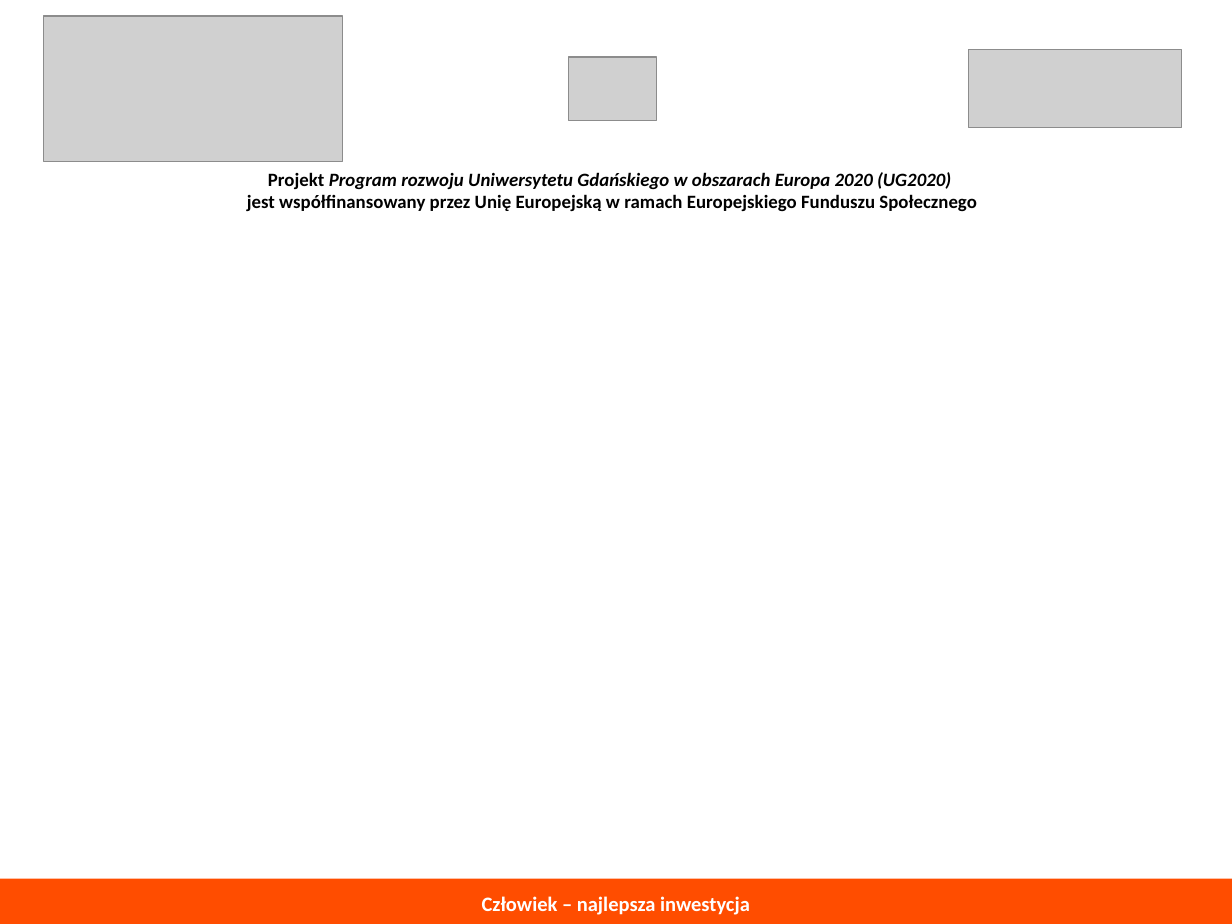
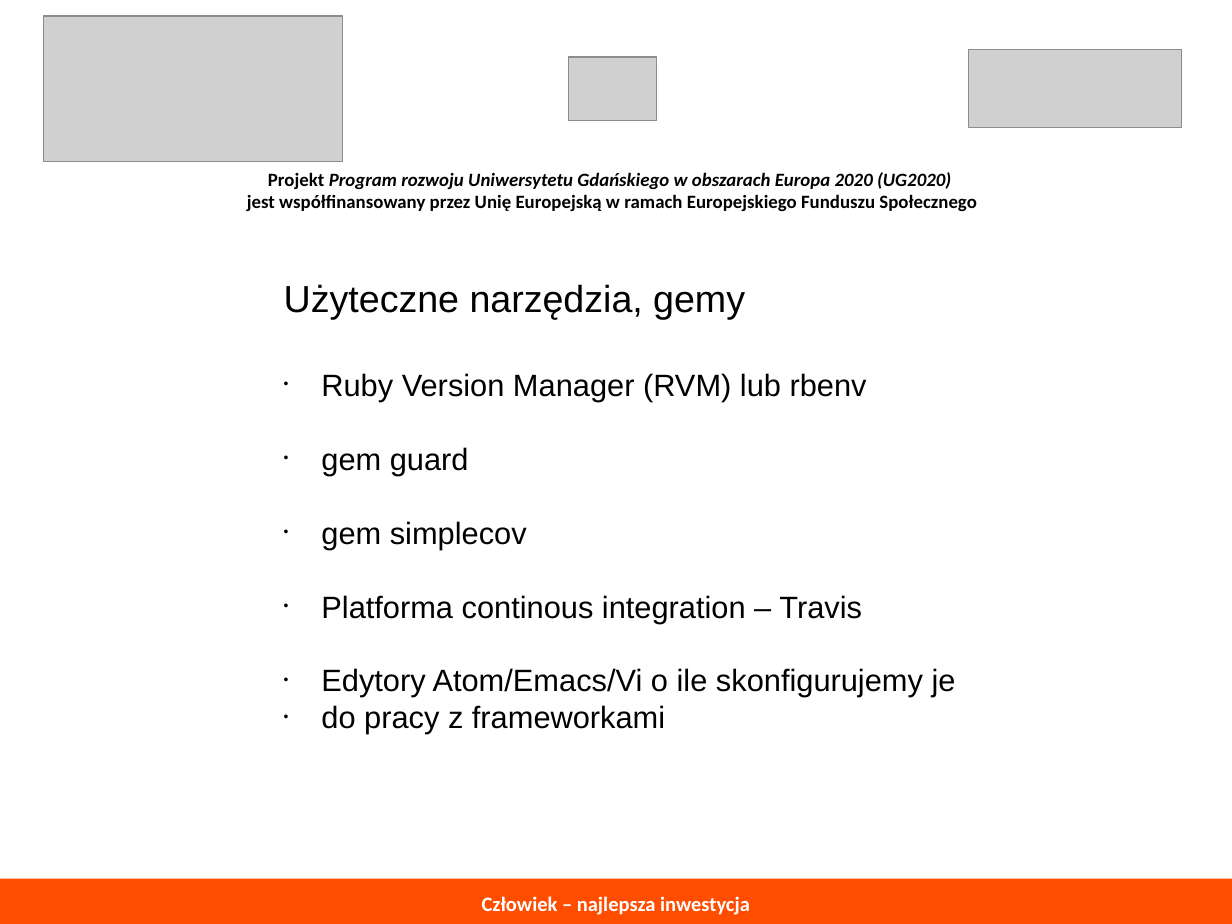
Before and after one commit to ljadanowski/syllabus-testowanie-aplikacji, a slide deck: slide 24 of todo/konspekt_wykladu.odp. Drawn at 1232x924 pixels with LibreOffice and Linux fonts; fonts in the diff are those of the drawing; grey boxes stand for pictures. Boxes give left, top, right and bottom in pixels: in the first picture for what was removed or moved away, otherwise in the second. Text is boxed around its words. In the diff, an @@ line names an element or a change of style, - is before the commit and + after.

```diff
--- a/todo/konspekt_wykladu.odp
+++ b/todo/konspekt_wykladu.odp
@@ text added at bbox=[284, 284, 956, 734], 18 pt, text #000000 @@
+Użyteczne narzędzia, gemy
+• Ruby Version Manager (RVM) lub rbenv
+• gem guard
+• gem simplecov
+• Platforma continous integration – Travis
+• Edytory Atom/Emacs/Vi o ile skonfigurujemy je
+• do pracy z frameworkami
```
Also in this commit, not shown: 1 other file.
